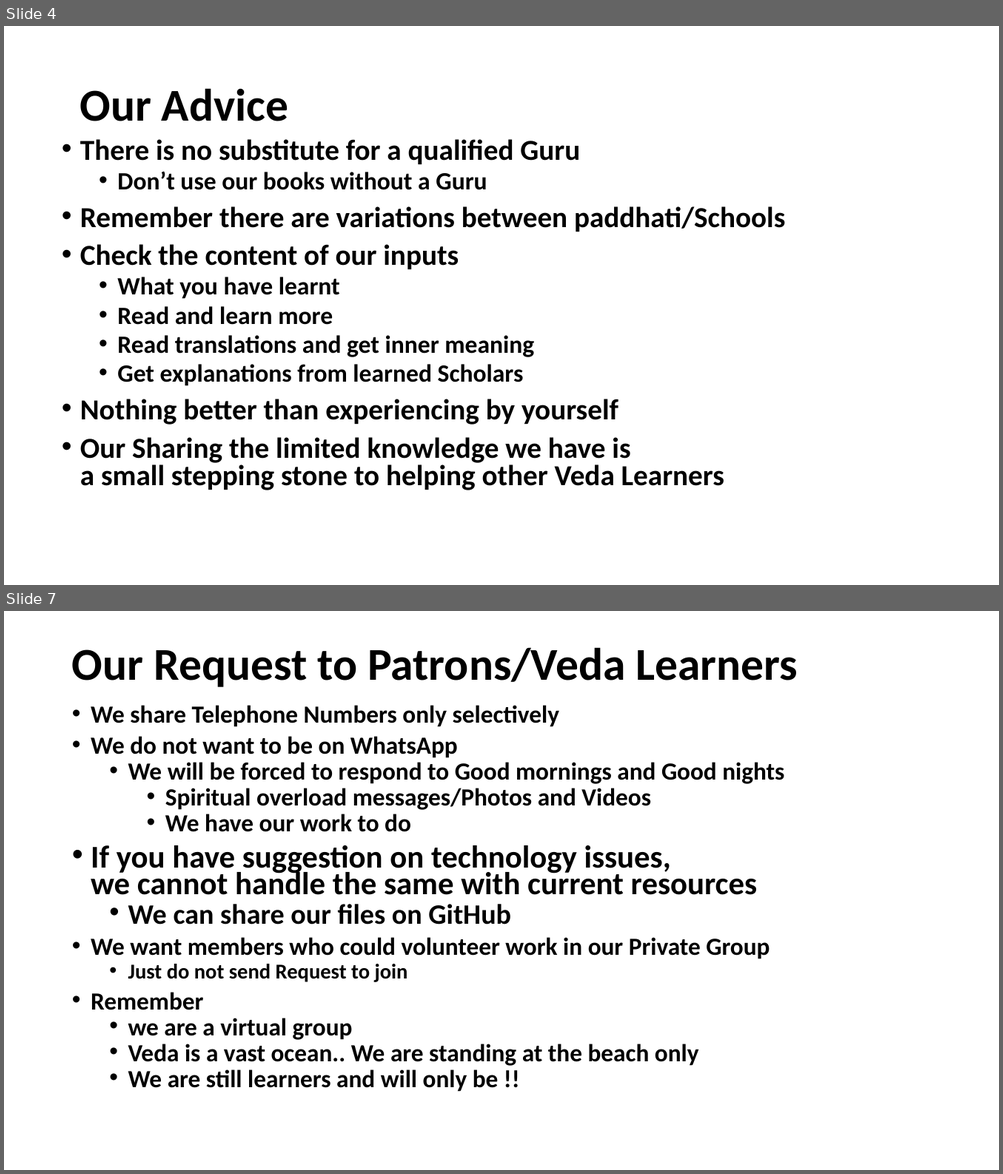
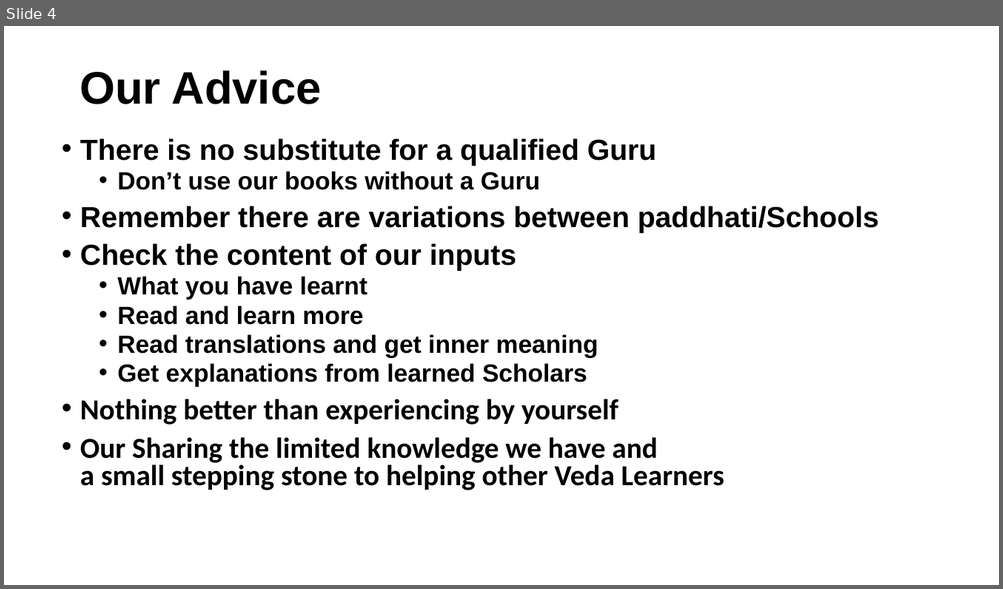
Before and after one commit to KYVeda/texts, a slide deck: Veda Lectures/Veda VMS Lectures Intro.pptx. Shown one above the other, each under a label of ours: slides 4 and 7 before the commit, slide 4 after it; the slides between them are not shown. The pictures are 1003x1174 and 1003x589 pixels, drawn with LibreOffice and Linux fonts; fonts in the diff are those of the drawing. Boxes give left, top, right and bottom in pixels: in the first picture for what was removed or moved away, otherwise in the second. Text is boxed around its words. In the diff, an @@ line names an element or a change of style, - is before the commit and + after.

Commit message:
TS 4.5 Template and other padam,kramam corr 28/01/2021

```diff
--- a/Veda Lectures/Veda VMS Lectures Intro.pptx
+++ b/Veda Lectures/Veda VMS Lectures Intro.pptx
@@ slide 7 removed at (4,611,999,1170), background #FFFFFF @@
@@ title removed at (72,647,798,687) @@
-Our Request to Patrons/Veda Learners
@@ text removed at (91,705,784,1092) @@
-• We share Telephone Numbers only selectively
-• We do not want to be on WhatsApp
-  • We will be forced to respond to Good mornings and Good nights
-    • Spiritual overload messages/Photos and Videos
-    • We have our work to do
-• If you have suggestion on technology issues,
-  we cannot handle the same with current resources
-  • We can share our files on GitHub
-• We want members who could volunteer work in our Private Group
-  • Just do not send Request to join
-• Remember
-  • we are a virtual group
-  • Veda is a vast ocean.. We are standing at the beach only
-  • We are still learners and will only be !!
@@ slide 4 changed as well @@
@@ title "Our Advice" at (79,70,321,104): font Calibri to Arial @@
@@ text at (80,138,879,387): font Calibri to Arial in "There is no substitute for a qualified ...", "Don’t use our books without a Guru", "Remember there are variations between paddhati/Schools", "Check the content of our inputs" and 4 more places @@
@@ text at (80,437,724,491): text changed @@
-• Our Sharing the limited knowledge we have is
-  a small stepping stone to helping other Veda Learners
+• Our Sharing the limited knowledge we have and
+  a small stepping stone to helping other Veda Learners
```
Also in this commit, not shown: 5 other slides changed, 1 slide added, 2 other slides removed, 8 other files.
